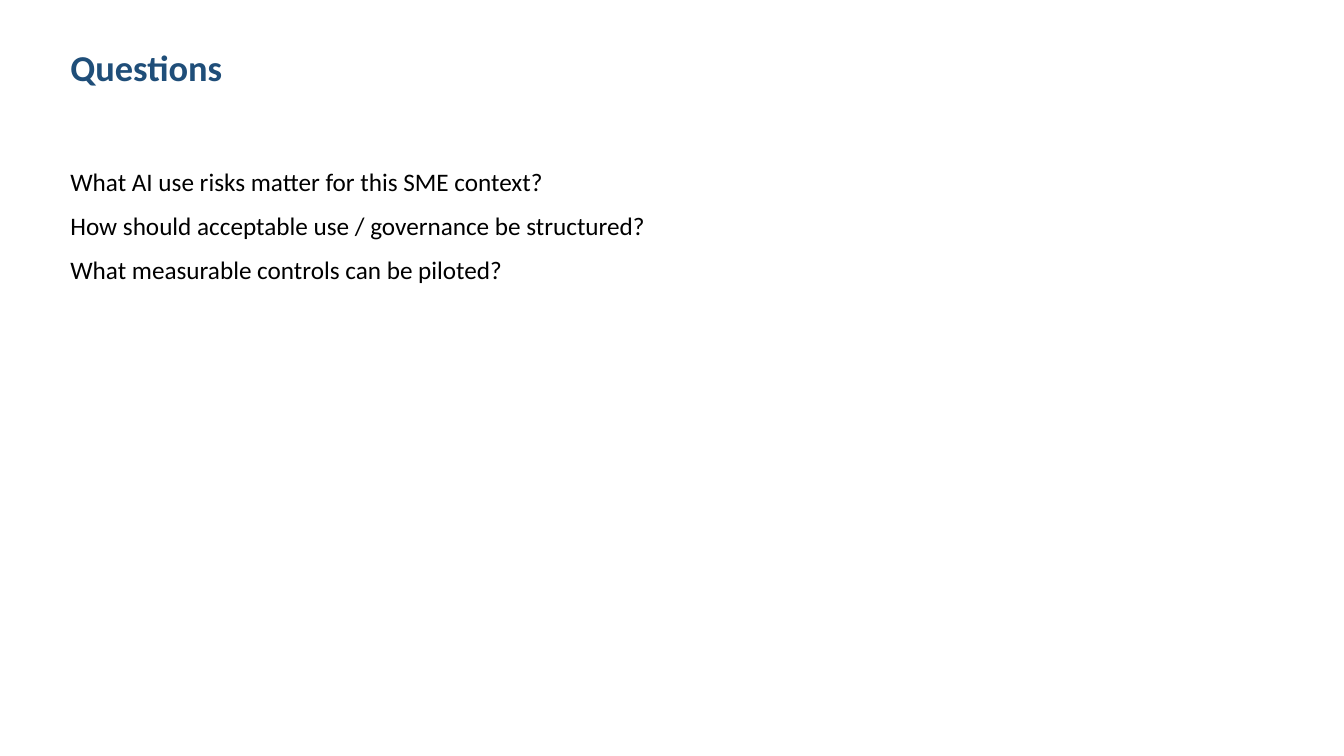
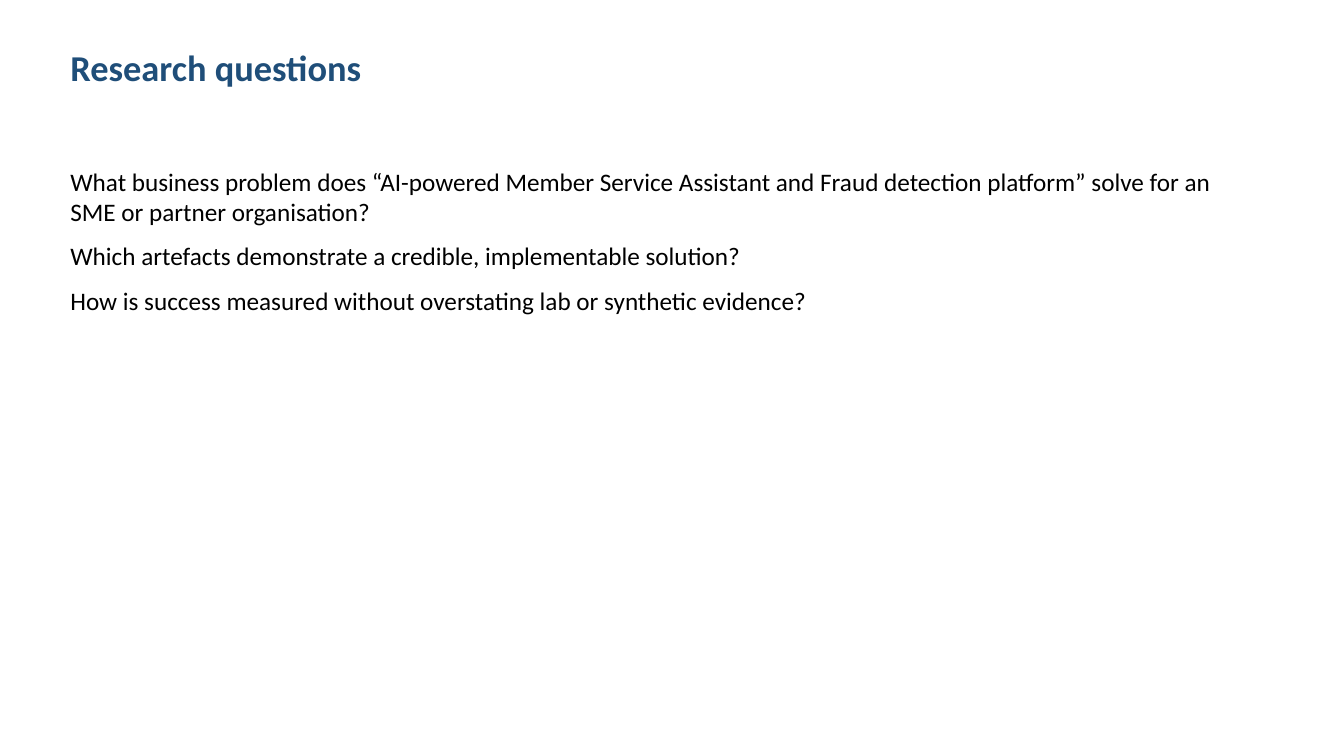
Before and after one commit to shohrabniaz/member-service-ai-fraud-assist, a slide deck: slide 2 of Final_Submission/02_Presentation.pptx. Drawn at 1344x756 pixels with LibreOffice and Linux fonts; fonts in the diff are those of the drawing. Boxes give left, top, right and bottom in pixels: in the first picture for what was removed or moved away, otherwise in the second. Text is boxed around its words. In the diff, an @@ line names an element or a change of style, - is before the commit and + after.

```diff
--- a/Final_Submission/02_Presentation.pptx
+++ b/Final_Submission/02_Presentation.pptx
@@ text at [70,55,361,87]: text changed @@
-Questions
+Research questions
@@ text at [70,173,1210,315]: text changed @@
-What AI use risks matter for this SME context?
-How should acceptable use / governance be structured?
-What measurable controls can be piloted?
+What business problem does “AI-powered Member Service Assistant and Fraud detection platform” solve for an SME or partner organisation?
+Which artefacts demonstrate a credible, implementable solution?
+How is success measured without overstating lab or synthetic evidence?
```
Also in this commit, not shown: 3 other slides changed, 12 other files.
